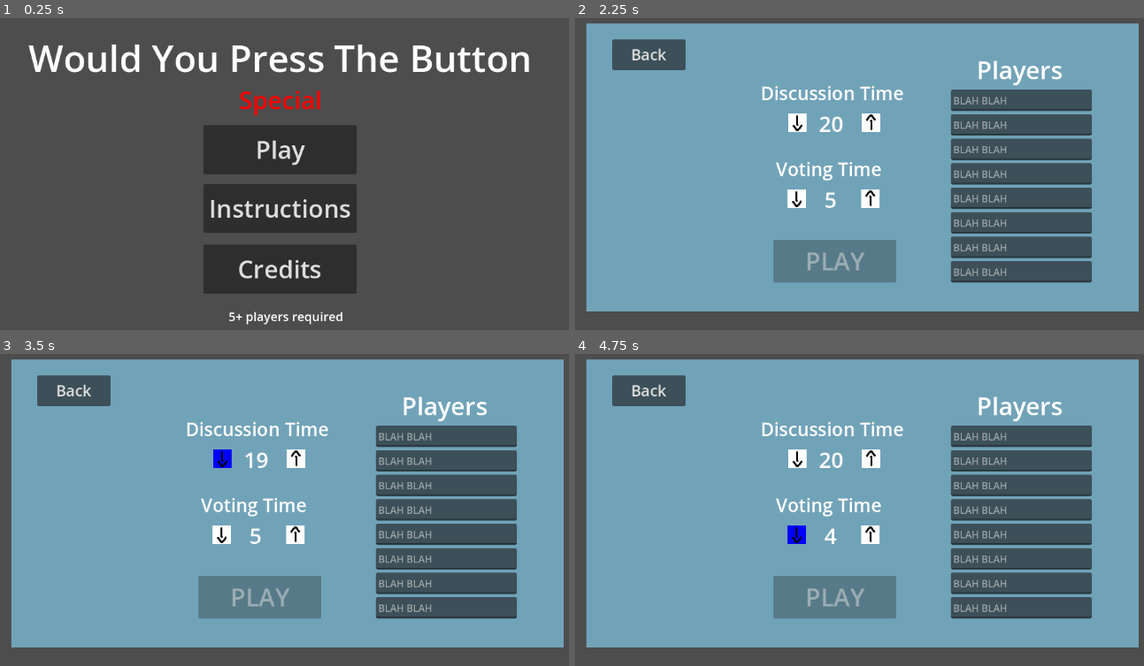
Above: before the commit, frames 1-4 (two rows, left to right).
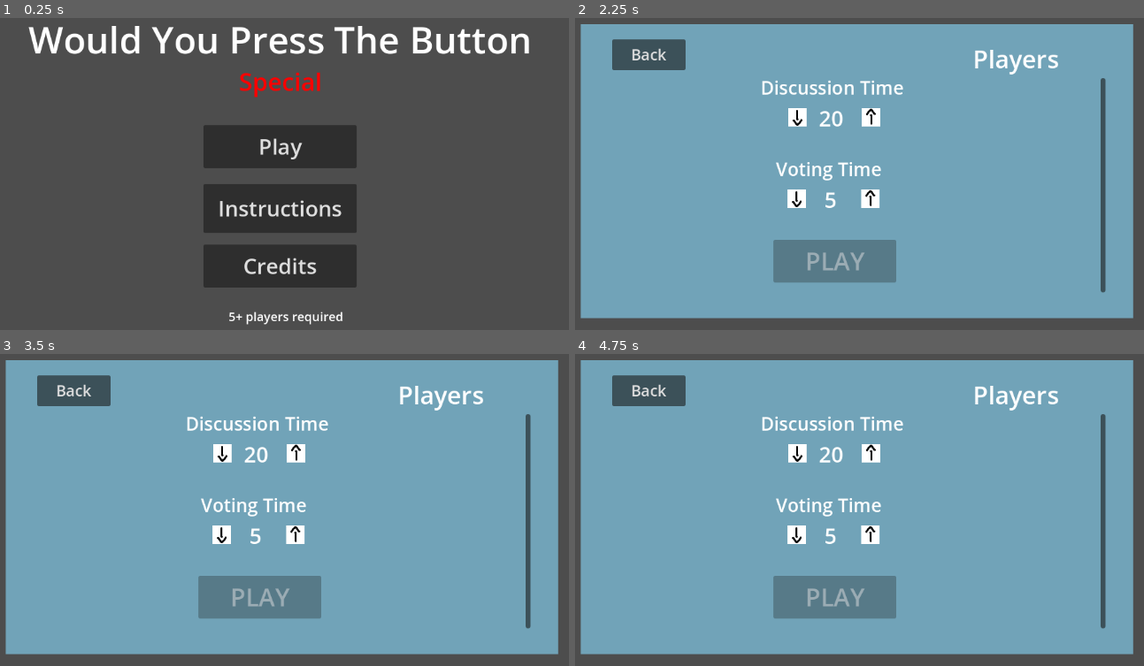
Above: after the commit, the same moments.

Repository: Beepered/WouldYouPressTheButton-Special
Game: Godot game, scene res://scenes/main_menu.tscn
Same seed, same stepped clock (60 frames per second), same inputs: the game is played once before the commit and once after it.
Inputs (mouse positions are in pixels of both pictures, inside the frame that each line leads up to):
- Up to frame 1 (0.25 s): no input
- Up to frame 2 (2.25 s): click "Instructions" at 0.5 s; click "Back" at 1.25 s; click "Play" at 2 s
- Up to frame 3 (3.5 s): tap Enter at 2.75 s; move the mouse to (221, 460) at 2.77 s; click (221, 460) at 2.92 s
- Up to frame 4 (4.75 s): tap Space at 3.5 s; move the mouse to (870, 460) at 3.52 s; click (870, 460) at 3.67 s; tap Enter at 4.25 s; move the mouse to (796, 534) at 4.27 s; click (796, 534) at 4.42 s

The runs differ from the first frame. In frame 1, 8.6% of the frame differs, in the area x 4-94%, y 2-89%; in frame 2, 21%; in frame 3, 21%; in frame 4, 21%, in the area x 0-100%, y 1-97%.

Commit message:
main menu tweaks

Diff:
--- a/wouldyoupressthebutton-special/scenes/PlayScene.tscn
+++ b/wouldyoupressthebutton-special/scenes/PlayScene.tscn
@@ -96,10 +96,10 @@
 visible = false
 
 [node name="YesButton" type="Button" parent="Voting"]
-offset_left = 504.0
-offset_top = 396.0
-offset_right = 640.0
-offset_bottom = 513.0
+offset_left = 514.0
+offset_top = 395.0
+offset_right = 624.0
+offset_bottom = 505.0
 theme_override_font_sizes/font_size = 30
 theme_override_styles/hover = SubResource("StyleBoxFlat_qnjcf")
 theme_override_styles/pressed = SubResource("StyleBoxFlat_yswfn")
--- a/wouldyoupressthebutton-special/scenes/main_menu.tscn
+++ b/wouldyoupressthebutton-special/scenes/main_menu.tscn
@@ -11,6 +11,8 @@
 [sub_resource type="RectangleShape2D" id="RectangleShape2D_srou7"]
 size = Vector2(30, 30)
 
+[sub_resource type="Theme" id="Theme_1foon"]
+
 [node name="Main Menu" type="Node2D"]
 script = ExtResource("1_77ssq")
 
@@ -23,9 +25,9 @@
 anchor_left = 0.5
 anchor_right = 0.5
 offset_left = 166.0
-offset_top = 80.0
+offset_top = 50.0
 offset_right = 986.0
-offset_bottom = 180.0
+offset_bottom = 150.0
 grow_horizontal = 2
 theme_override_font_sizes/font_size = 60
 text = "Would You Press The Button"
@@ -37,9 +39,9 @@
 anchor_left = 0.5
 anchor_right = 0.5
 offset_left = 508.5
-offset_top = 171.0
+offset_top = 141.0
 offset_right = 643.5
-offset_bottom = 226.0
+offset_bottom = 196.0
 grow_horizontal = 2
 theme_override_colors/font_color = Color(1, 0, 0, 1)
 theme_override_font_sizes/font_size = 40
@@ -54,10 +56,19 @@
 offset_left = 451.0
 offset_top = 240.0
 offset_right = 701.0
-offset_bottom = 320.0
+offset_bottom = 310.0
 grow_horizontal = 2
-theme_override_font_sizes/font_size = 40
+theme_override_font_sizes/font_size = 35
 text = "Play"
+
+[node name="Instructions" type="Button" parent="CanvasLayer/main menu"]
+custom_minimum_size = Vector2(250, 70)
+offset_left = 451.0
+offset_top = 336.0
+offset_right = 701.0
+offset_bottom = 416.0
+theme_override_font_sizes/font_size = 35
+text = "Instructions"
 
 [node name="Credits Button" type="Button" parent="CanvasLayer/main menu"]
 anchors_preset = 5
@@ -66,36 +77,29 @@
 offset_left = 451.0
 offset_top = 435.0
 offset_right = 701.0
-offset_bottom = 515.0
+offset_bottom = 505.0
 grow_horizontal = 2
-theme_override_font_sizes/font_size = 40
+theme_override_font_sizes/font_size = 35
 text = "Credits"
 
 [node name="Label3" type="Label" parent="CanvasLayer/main menu"]
 offset_left = 492.0
 offset_top = 538.0
-offset_right = 667.0
+offset_right = 680.0
 offset_bottom = 589.0
 theme_override_font_sizes/font_size = 20
 text = "5+ players required"
 horizontal_alignment = 1
 
-[node name="Instructions" type="Button" parent="CanvasLayer/main menu"]
-custom_minimum_size = Vector2(250, 80)
-offset_left = 451.0
-offset_top = 336.0
-offset_right = 701.0
-offset_bottom = 416.0
-theme_override_font_sizes/font_size = 40
-text = "Instructions"
-
 [node name="Settings" type="Node2D" parent="CanvasLayer"]
-
-[node name="background" type="Sprite2D" parent="CanvasLayer/Settings"]
-modulate = Color(0.444489, 0.638216, 0.721653, 1)
-position = Vector2(588, 309.25)
-scale = Vector2(900, 470)
-texture = ExtResource("1_1bg67")
+visible = false
+
+[node name="ColorRect" type="ColorRect" parent="CanvasLayer/Settings"]
+offset_left = 129.0
+offset_top = 75.0
+offset_right = 1029.0
+offset_bottom = 555.0
+color = Color(0.443137, 0.639216, 0.721569, 1)
 
 [node name="BackButton" type="Button" parent="CanvasLayer/Settings"]
 offset_left = 180.0
@@ -107,9 +111,9 @@
 
 [node name="DiscussionTime" type="Label" parent="CanvasLayer/Settings"]
 offset_left = 422.0
-offset_top = 166.0
+offset_top = 157.0
 offset_right = 655.0
-offset_bottom = 208.0
+offset_bottom = 199.0
 theme_override_fonts/font = SubResource("FontVariation_jeu8t")
 theme_override_font_sizes/font_size = 30
 text = "Discussion Time"
@@ -195,20 +199,34 @@
 shape = SubResource("RectangleShape2D_srou7")
 
 [node name="NumPlayers" type="Label" parent="CanvasLayer/Settings"]
-offset_left = 732.0
-offset_top = 122.0
-offset_right = 957.0
-offset_bottom = 177.0
+offset_left = 726.0
+offset_top = 104.0
+offset_right = 951.0
+offset_bottom = 159.0
 theme_override_font_sizes/font_size = 40
 text = "Players"
 horizontal_alignment = 1
 vertical_alignment = 1
 
+[node name="ScrollContainer" type="ScrollContainer" parent="CanvasLayer/Settings/NumPlayers"]
+layout_mode = 0
+offset_left = -12.0
+offset_top = 59.0
+offset_right = 258.0
+offset_bottom = 409.0
+theme = SubResource("Theme_1foon")
+horizontal_scroll_mode = 0
+vertical_scroll_mode = 2
+
+[node name="VBoxContainer" type="VBoxContainer" parent="CanvasLayer/Settings/NumPlayers/ScrollContainer"]
+layout_mode = 2
+
 [node name="Line" type="LineEdit" parent="CanvasLayer/Settings/NumPlayers"]
-layout_mode = 0
-offset_top = 60.0
-offset_right = 230.0
-offset_bottom = 95.0
+visible = false
+layout_mode = 0
+offset_top = 68.0
+offset_right = 230.0
+offset_bottom = 103.0
 placeholder_text = "BLAH BLAH"
 max_length = 20
 context_menu_enabled = false
@@ -217,10 +235,11 @@
 drag_and_drop_selection_enabled = false
 
 [node name="Line2" type="LineEdit" parent="CanvasLayer/Settings/NumPlayers"]
-layout_mode = 0
-offset_top = 100.0
-offset_right = 230.0
-offset_bottom = 135.0
+visible = false
+layout_mode = 0
+offset_top = 108.0
+offset_right = 230.0
+offset_bottom = 143.0
 placeholder_text = "BLAH BLAH"
 max_length = 20
 context_menu_enabled = false
@@ -229,10 +248,11 @@
 drag_and_drop_selection_enabled = false
 
 [node name="Line3" type="LineEdit" parent="CanvasLayer/Settings/NumPlayers"]
-layout_mode = 0
-offset_top = 140.0
-offset_right = 230.0
-offset_bottom = 175.0
+visible = false
+layout_mode = 0
+offset_top = 148.0
+offset_right = 230.0
+offset_bottom = 183.0
 placeholder_text = "BLAH BLAH"
 max_length = 20
 context_menu_enabled = false
@@ -241,10 +261,11 @@
 drag_and_drop_selection_enabled = false
 
 [node name="Line4" type="LineEdit" parent="CanvasLayer/Settings/NumPlayers"]
-layout_mode = 0
-offset_top = 180.0
-offset_right = 230.0
-offset_bottom = 215.0
+visible = false
+layout_mode = 0
+offset_top = 188.0
+offset_right = 230.0
+offset_bottom = 223.0
 placeholder_text = "BLAH BLAH"
 max_length = 20
 context_menu_enabled = false
@@ -253,10 +274,11 @@
 drag_and_drop_selection_enabled = false
 
 [node name="Line5" type="LineEdit" parent="CanvasLayer/Settings/NumPlayers"]
-layout_mode = 0
-offset_top = 220.0
-offset_right = 230.0
-offset_bottom = 255.0
+visible = false
+layout_mode = 0
+offset_top = 228.0
+offset_right = 230.0
+offset_bottom = 263.0
 placeholder_text = "BLAH BLAH"
 max_length = 20
 context_menu_enabled = false
@@ -265,10 +287,11 @@
 drag_and_drop_selection_enabled = false
 
 [node name="Line6" type="LineEdit" parent="CanvasLayer/Settings/NumPlayers"]
-layout_mode = 0
-offset_top = 260.0
-offset_right = 230.0
-offset_bottom = 295.0
+visible = false
+layout_mode = 0
+offset_top = 268.0
+offset_right = 230.0
+offset_bottom = 303.0
 placeholder_text = "BLAH BLAH"
 max_length = 20
 context_menu_enabled = false
@@ -277,10 +300,11 @@
 drag_and_drop_selection_enabled = false
 
 [node name="Line7" type="LineEdit" parent="CanvasLayer/Settings/NumPlayers"]
-layout_mode = 0
-offset_top = 300.0
-offset_right = 230.0
-offset_bottom = 335.0
+visible = false
+layout_mode = 0
+offset_top = 308.0
+offset_right = 230.0
+offset_bottom = 343.0
 placeholder_text = "BLAH BLAH"
 max_length = 20
 context_menu_enabled = false
@@ -289,10 +313,11 @@
 drag_and_drop_selection_enabled = false
 
 [node name="Line8" type="LineEdit" parent="CanvasLayer/Settings/NumPlayers"]
-layout_mode = 0
-offset_top = 340.0
-offset_right = 230.0
-offset_bottom = 375.0
+visible = false
+layout_mode = 0
+offset_top = 348.0
+offset_right = 230.0
+offset_bottom = 383.0
 placeholder_text = "BLAH BLAH"
 max_length = 20
 context_menu_enabled = false
@@ -322,11 +347,12 @@
 [node name="Credits" type="Node2D" parent="CanvasLayer"]
 visible = false
 
-[node name="background" type="Sprite2D" parent="CanvasLayer/Credits"]
-modulate = Color(0.375261, 0.642828, 0.784485, 1)
-position = Vector2(588, 309.25)
-scale = Vector2(900, 470)
-texture = ExtResource("1_1bg67")
+[node name="ColorRect" type="ColorRect" parent="CanvasLayer/Credits"]
+offset_left = 129.0
+offset_top = 75.0
+offset_right = 1029.0
+offset_bottom = 555.0
+color = Color(0.443137, 0.639216, 0.721569, 1)
 
 [node name="Credits" type="Label" parent="CanvasLayer/Credits"]
 anchors_preset = 5
@@ -364,11 +390,12 @@
 [node name="Instructions" type="Node2D" parent="CanvasLayer"]
 visible = false
 
-[node name="background" type="Sprite2D" parent="CanvasLayer/Instructions"]
-modulate = Color(0.444489, 0.638216, 0.721653, 1)
-position = Vector2(588, 309.25)
-scale = Vector2(900, 470)
-texture = ExtResource("1_1bg67")
+[node name="ColorRect" type="ColorRect" parent="CanvasLayer/Instructions"]
+offset_left = 129.0
+offset_top = 75.0
+offset_right = 1029.0
+offset_bottom = 555.0
+color = Color(0.443137, 0.639216, 0.721569, 1)
 
 [node name="BackButton" type="Button" parent="CanvasLayer/Instructions"]
 offset_left = 180.0
@@ -378,21 +405,38 @@
 theme_override_font_sizes/font_size = 25
 text = "Back"
 
-[node name="TextEdit" type="TextEdit" parent="CanvasLayer/Instructions"]
-offset_left = 241.0
-offset_top = 197.0
-offset_right = 928.0
-offset_bottom = 478.0
-text = "How to play:
-A prompt will be displayed that will give the players the choice of either pressing the button or not.
-Next, one player will be assigned to argue why the other players SHOULD press the button meanwhile another player will be assinged to argue why other players SHOULDN'T press the button.
-Points will be awarded to the player who can convince the most other players to vote for what they are arguing for.
-Each player will get one turn opposing the prompt and one turn advocating for the prompt."
-wrap_mode = 1
+[node name="Title" type="Label" parent="CanvasLayer/Instructions"]
+offset_left = 472.0
+offset_top = 127.0
+offset_right = 701.0
+offset_bottom = 182.0
+theme_override_font_sizes/font_size = 40
+text = "How to play"
+
+[node name="text background" type="Sprite2D" parent="CanvasLayer/Instructions"]
+modulate = Color(0, 0, 0, 0.294118)
+position = Vector2(584, 354)
+scale = Vector2(820, 330)
+texture = ExtResource("1_1bg67")
+
+[node name="Label" type="Label" parent="CanvasLayer/Instructions"]
+offset_left = 184.0
+offset_top = 217.0
+offset_right = 981.0
+offset_bottom = 486.0
+theme_override_colors/font_color = Color(0, 0, 0, 1)
+theme_override_font_sizes/font_size = 22
+text = "First a choice will be displayed.
+Next, one player will be assigned the task of arguing to the other players why they SHOULD press the button, while another player will argue why they should NOT press the button.
+Points will be awarded to players based on how many people votes for their side.
+Each player will get one turn advocating the prompt and one turn opposing it."
+horizontal_alignment = 1
+vertical_alignment = 1
+autowrap_mode = 2
 
 [connection signal="button_down" from="CanvasLayer/main menu/SettingButton" to="." method="_on_setting_button_button_down"]
+[connection signal="button_down" from="CanvasLayer/main menu/Instructions" to="." method="_on_instructions_button_down"]
 [connection signal="button_down" from="CanvasLayer/main menu/Credits Button" to="." method="_on_credits_button_down"]
-[connection signal="button_down" from="CanvasLayer/main menu/Instructions" to="." method="_on_instructions_button_down"]
 [connection signal="button_down" from="CanvasLayer/Settings/BackButton" to="." method="_on_back_button_button_down"]
 [connection signal="mouse_entered" from="CanvasLayer/Settings/DiscussionTime/decrease/Area2D" to="CanvasLayer/Settings/DiscussionTime/decrease" method="_on_area_2d_mouse_entered"]
 [connection signal="mouse_exited" from="CanvasLayer/Settings/DiscussionTime/decrease/Area2D" to="CanvasLayer/Settings/DiscussionTime/decrease" method="_on_area_2d_mouse_exited"]
Not shown: 1 places in wouldyoupressthebutton-special/scenes/main_menu.tscn that only renumber resources
